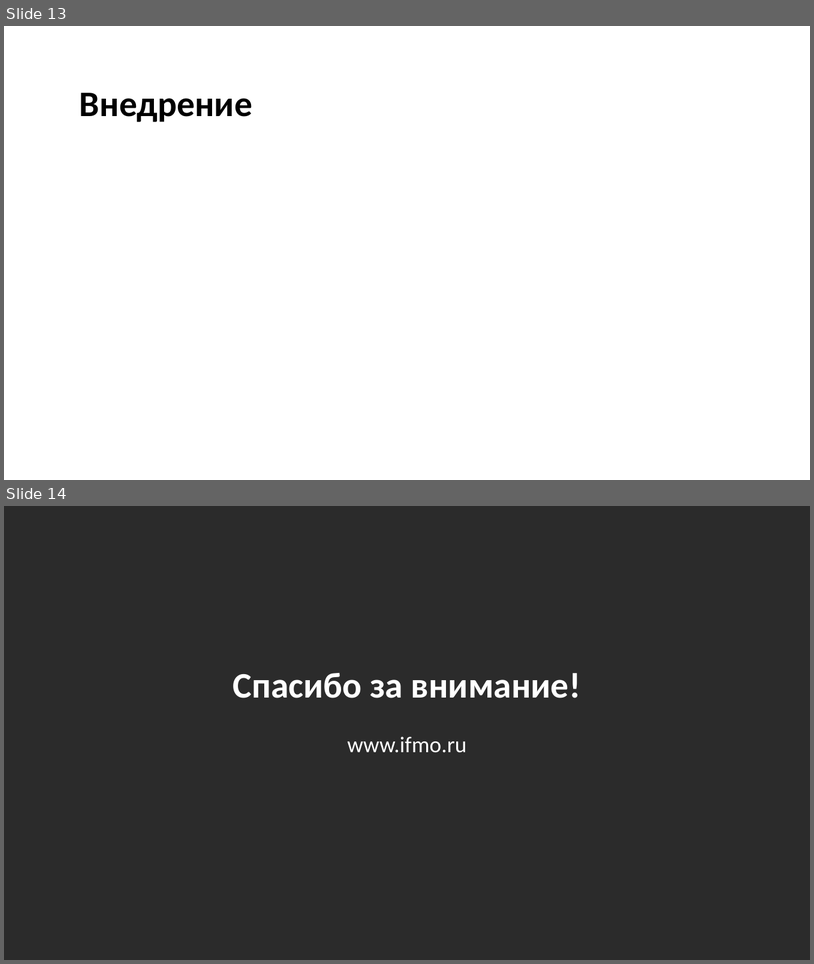
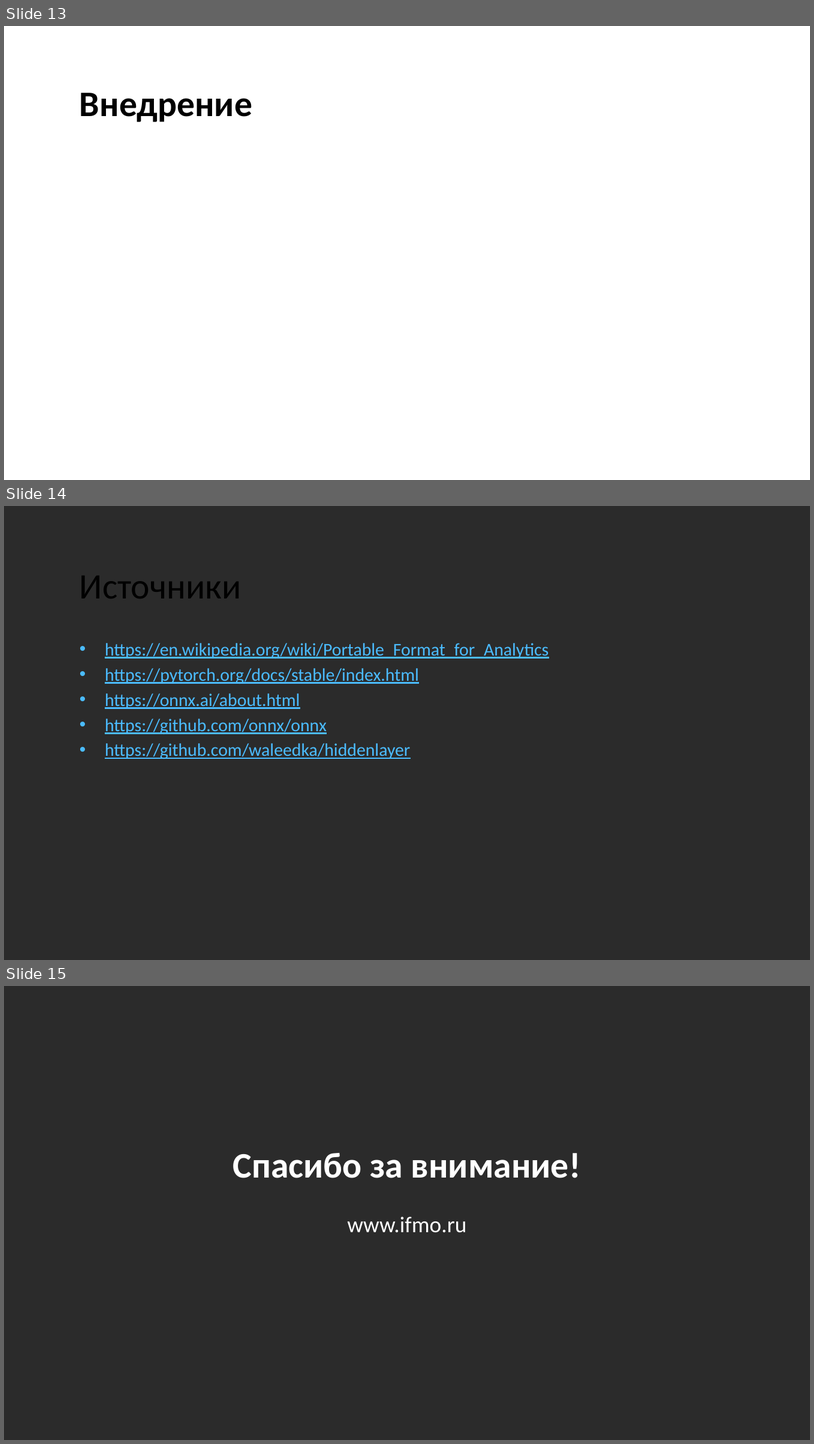
Before and after one commit to IvanMaslov/famlinn, a slide deck: docs/MaslovIvan-first-prethesis.pptx. Shown one above the other, each under a label of ours: slides 13 and 14 before the commit, slides 13, 14 and 15 after it. The pictures are 814x964 and 814x1444 pixels, drawn with LibreOffice and Linux fonts; fonts in the diff are those of the drawing; background and template pictures are left out; a plain dark background stands for a picture behind light text. Boxes give left, top, right and bottom in pixels: in the first picture for what was removed or moved away, otherwise in the second. Text is boxed around its words. In the diff, an @@ line names an element or a change of style, - is before the commit and + after.

Commit message:
onnx benchmarks

```diff
--- a/docs/MaslovIvan-first-prethesis.pptx
+++ b/docs/MaslovIvan-first-prethesis.pptx
@@ slide 14 added at [4, 506, 810, 960], background picture (left out) @@
@@ title added at [80, 576, 241, 598], 32 pt, text #000000 @@
+Источники
@@ text added at [105, 643, 549, 759], 16 pt, text #4BBCFF, underline @@
+• https://en.wikipedia.org/wiki/Portable_Format_for_Analytics
+• https://pytorch.org/docs/stable/index.html
+• https://onnx.ai/about.html
+• https://github.com/onnx/onnx
+• https://github.com/waleedka/hiddenlayer
@@ what was slide 14 is now slide 15 @@
```
Also in this commit, not shown: 5 other files.
